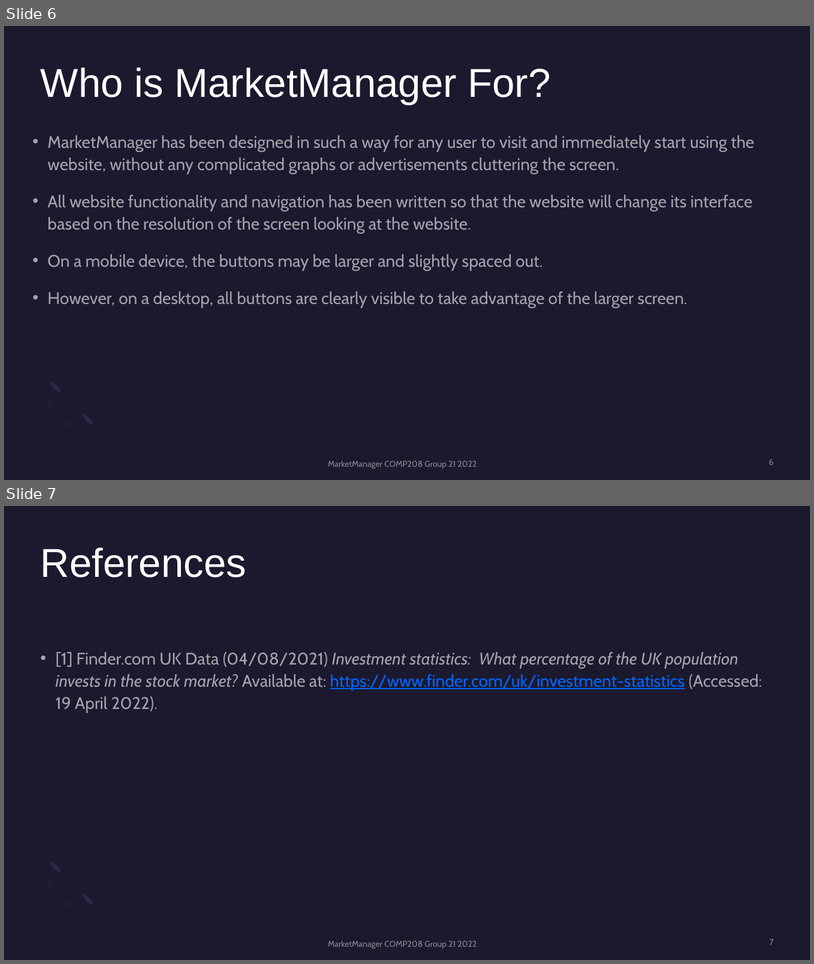
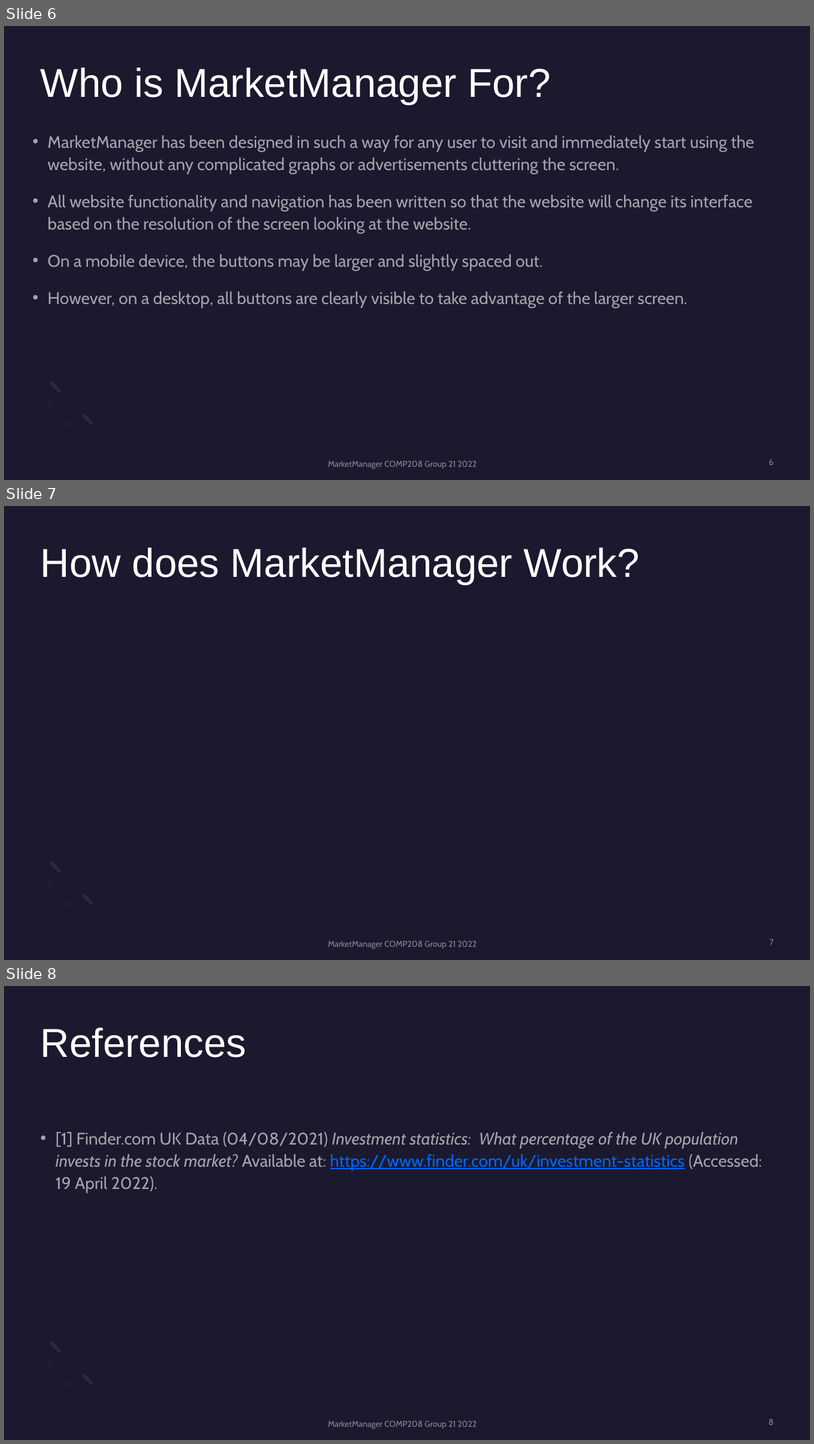
Before and after one commit to jash2002/MarketManager, a slide deck: docs/MarketManager Presentation.pptx. Shown one above the other, each under a label of ours: slides 6 and 7 before the commit, slides 6, 7 and 8 after it. The pictures are 814x964 and 814x1444 pixels, drawn with LibreOffice and Linux fonts; fonts in the diff are those of the drawing. Boxes give left, top, right and bottom in pixels: in the first picture for what was removed or moved away, otherwise in the second. Text is boxed around its words. In the diff, an @@ line names an element or a change of style, - is before the commit and + after.

```diff
--- a/docs/MarketManager Presentation.pptx
+++ b/docs/MarketManager Presentation.pptx
@@ slide 7 added at (x1=4, y1=506, x2=810, y2=960), background #1B192E; not listed: 4 template elements that a slide beside it also shows @@
@@ title added at (x1=41, y1=547, x2=640, y2=585), 48 pt, text #FFFFFF @@
+How does MarketManager Work?
@@ page number added at (x1=770, y1=939, x2=774, y2=945), 10 pt, text #A6A6A6 at 80% opacity @@
+7
@@ what was slide 7 is now slide 8 @@
@@ page number at (x1=769, y1=1419, x2=774, y2=1425): text changed @@
-7
+8
```
Also in this commit, not shown: 1 slide changed, 1 other file.
